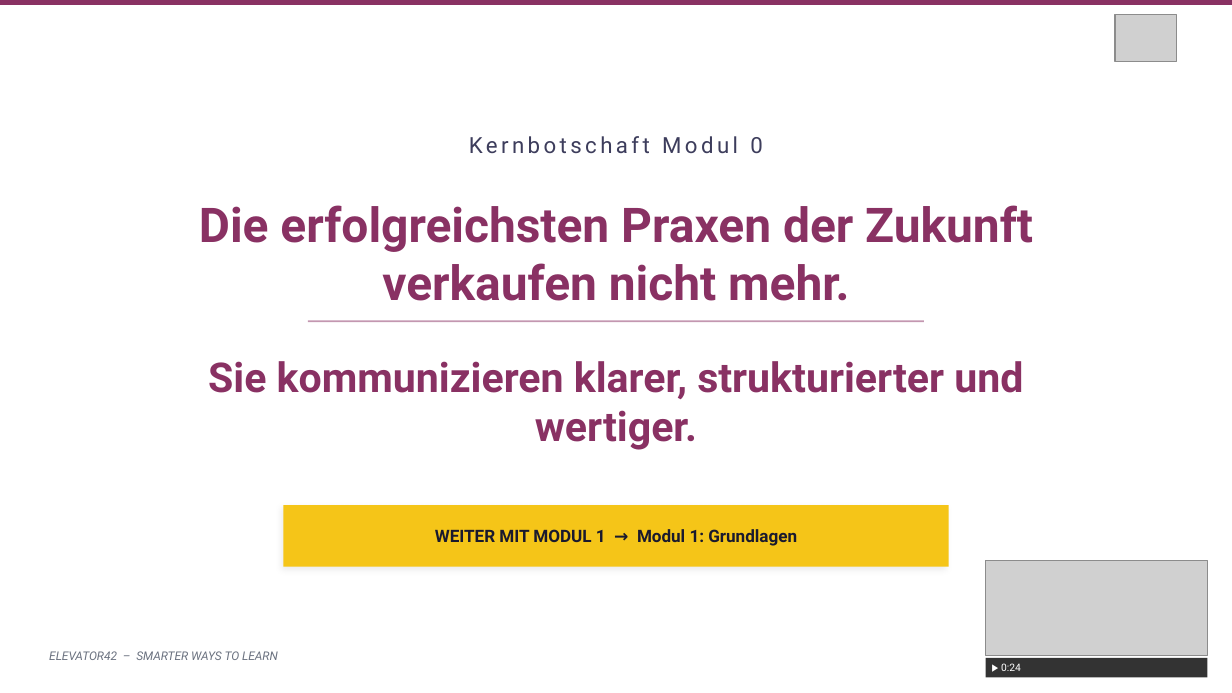
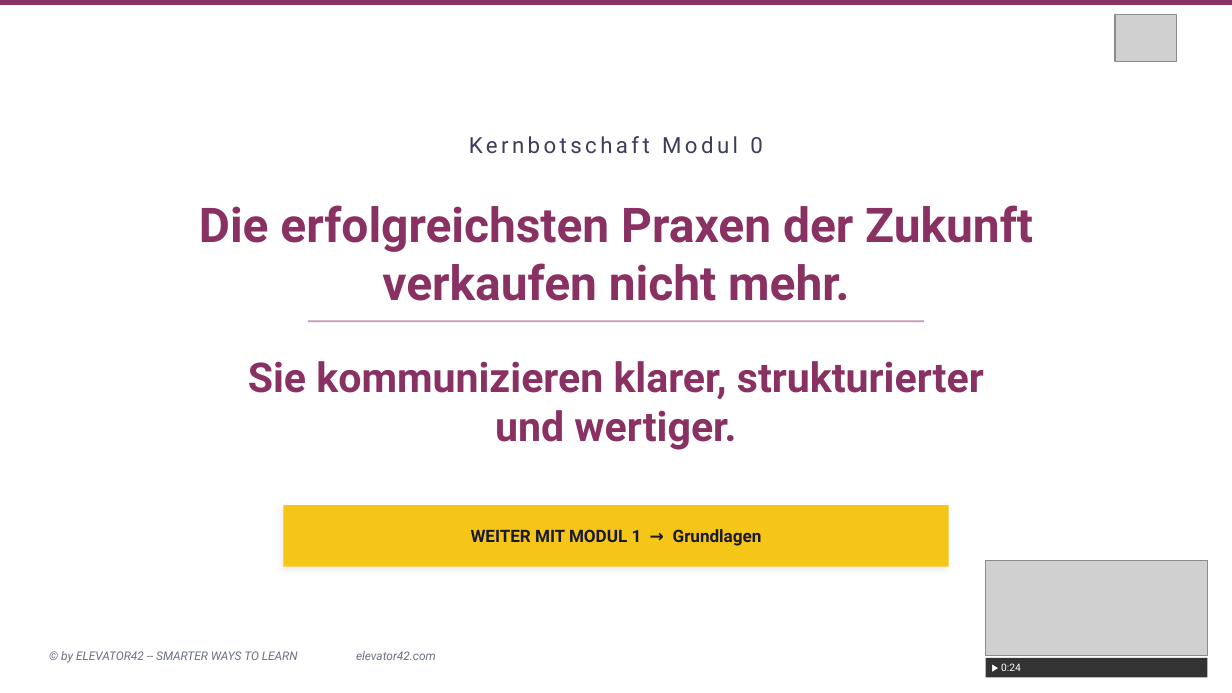
Before and after one commit to Dereinkommensberater/elevator42-kurs, a slide deck: slide 7 of praesentationen-pptx/Elevator42_ModulTeaser_Slides.pptx (slide 6 before the commit). Drawn at 1232x693 pixels with LibreOffice and Linux fonts; fonts in the diff are those of the drawing; grey boxes stand for pictures; background and template pictures are left out. Boxes give left, top, right and bottom in pixels: in the first picture for what was removed or moved away, otherwise in the second. Text is boxed around its words. In the diff, an @@ line names an element or a change of style, - is before the commit and + after.

```diff
--- a/praesentationen-pptx/Elevator42_ModulTeaser_Slides.pptx
+++ b/praesentationen-pptx/Elevator42_ModulTeaser_Slides.pptx
@@ text at (248,361,984,450): text changed @@
-Sie kommunizieren klarer, strukturierter und wertiger.
+Sie kommunizieren klarer, strukturierter
+und wertiger.
@@ text at (471,529,762,546): text changed @@
-WEITER MIT MODUL 1 → Modul 1: Grundlagen
+WEITER MIT MODUL 1 → Grundlagen
@@ text at (61,651,436,663): text changed @@
-ELEVATOR42 – SMARTER WAYS TO LEARN
+© by ELEVATOR42 -- SMARTER WAYS TO LEARN elevator42.com
```
Also in this commit, not shown: 5 other slides changed, 2 slides added, 1 slide removed, 1 other file.
